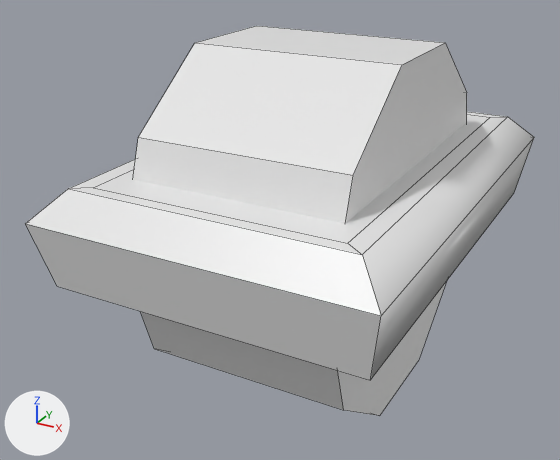
The FBX model Assets/Meshes/Spinner10.fbx, before and after one commit.
One viewpoint serves both versions: a 50 mm lens placed at (0.591, -1.204, 0.459), pointed at (-0.048, -0.042, -0.122). Lighting does not change. The marker at lower left points along +X, +Y and +Z. Mesh edges are drawn as thin lines. Where no turn or scale is listed for an object, it has been applied to the vertices.
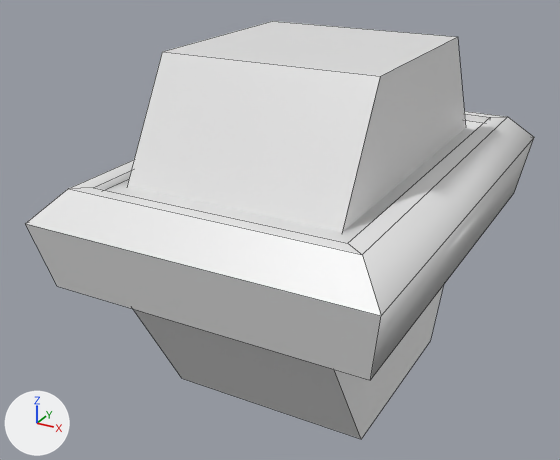
Boxes [x1, y1, x2, y2] around the edits, measured in the pictures (560 x 460 px):
'Cube.001', reshaped, moved, turned, rescaled: before [133, 26, 467, 416]; after [127, 21, 466, 439]
part 1 of me_cube, built on: [93, 114, 490, 243] in both

The change, as a diff of the scene's bpy script:
```diff
--- a/Assets/Meshes/Spinner10.fbx.py
+++ b/Assets/Meshes/Spinner10.fbx.py
@@ me_cube_002 @@
 # used by ob_cube_001; location = (0.006, 0.0, -0.097); rotation_euler = (1.571, 0.0, 1.571), in degrees (90, 0, 90); scale = (0.00743, 0.00743, 0.00743)
-me_cube_002.from_pydata(...)  # 20 vertices, 12 faces; spans x -45.0..45.0, y -42.8..42.8, z -25.0..25.0
+me_cube_002.from_pydata(...)  # 12 vertices, 8 faces; spans x -36.5..36.5, y -18.9..18.9, z -31.6..31.6
+# me_cube_002 part 2: the whole mesh is rebuilt
 me_cube_002.materials.append(mat_palette64)
@@ me_cube @@
 me_cube.from_pydata(...)  # 16 vertices, 14 faces; spans x -0.295..0.295, y -0.424..0.424, z -0.084..0.084
 # used by ob_cube; location = (0.006, 0.0, -0.049)
 # verts and faces of me_cube; kept vertices keep their numbers, new ones are numbered from 16
 # before: 1 (-0.216, -0.351, 0.084) at pixel (93, 187), 3 (-0.216, 0.351, 0.084), 5 (0.216, -0.351, 0.084) at pixel (347, 243), 7 (0.216, 0.351, 0.084) at pixel (490, 117)
+# me_cube part 1
+delete_faces([(1, 5, 7, 3)])
+for new, old in zip([*range(16, 20)], [1, 3, 5, 7]): verts[new] = verts[old] + (0.0, 0.0, -0.013)
+faces += [(5, 7, 19, 18), (16, 18, 19, 17), (1, 16, 17, 3), (1, 5, 18, 16), (3, 17, 19, 7)]
 me_cube.materials.append(mat_palette64)
@@ ob_cube_001 @@
 ob_cube_001 = bpy.data.objects.new('Cube.001', me_cube_002)
-ob_cube_001.location = (0.006, 0.0, -0.097)
-ob_cube_001.rotation_euler = (1.571, 0.0, 1.571)  # degrees (90, 0, 90)
-ob_cube_001.scale = (0.00743, 0.00743, 0.00743)
+ob_cube_001.location = (0.0, 0.0, -0.098)
+ob_cube_001.rotation_euler = (0.0, 0.0, 1.571)  # degrees (0, 0, 90)
+ob_cube_001.scale = (0.01, 0.01, 0.01)
```
